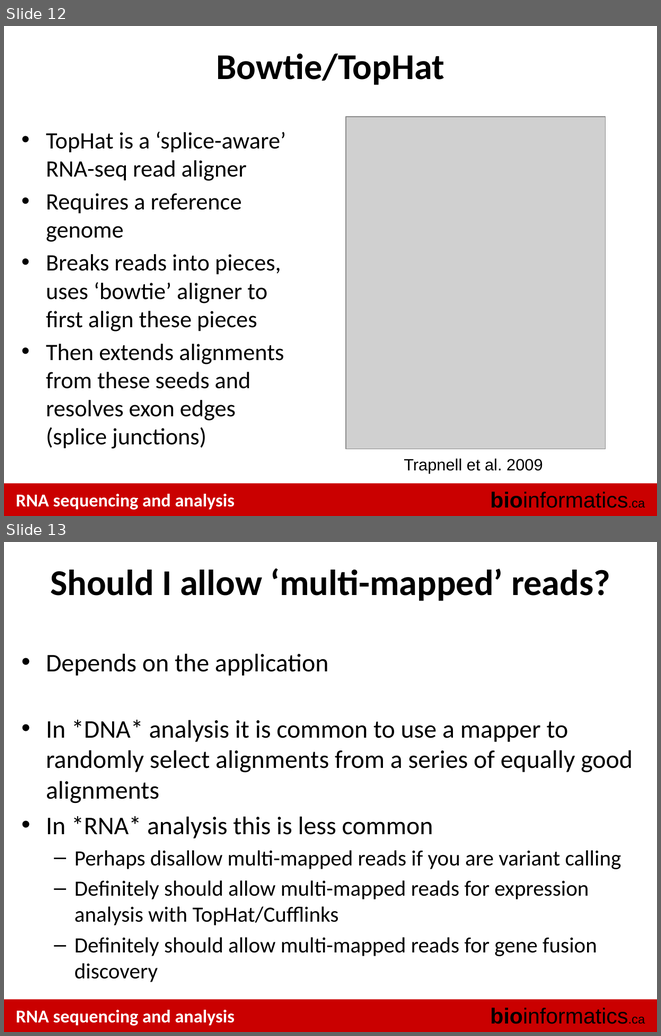
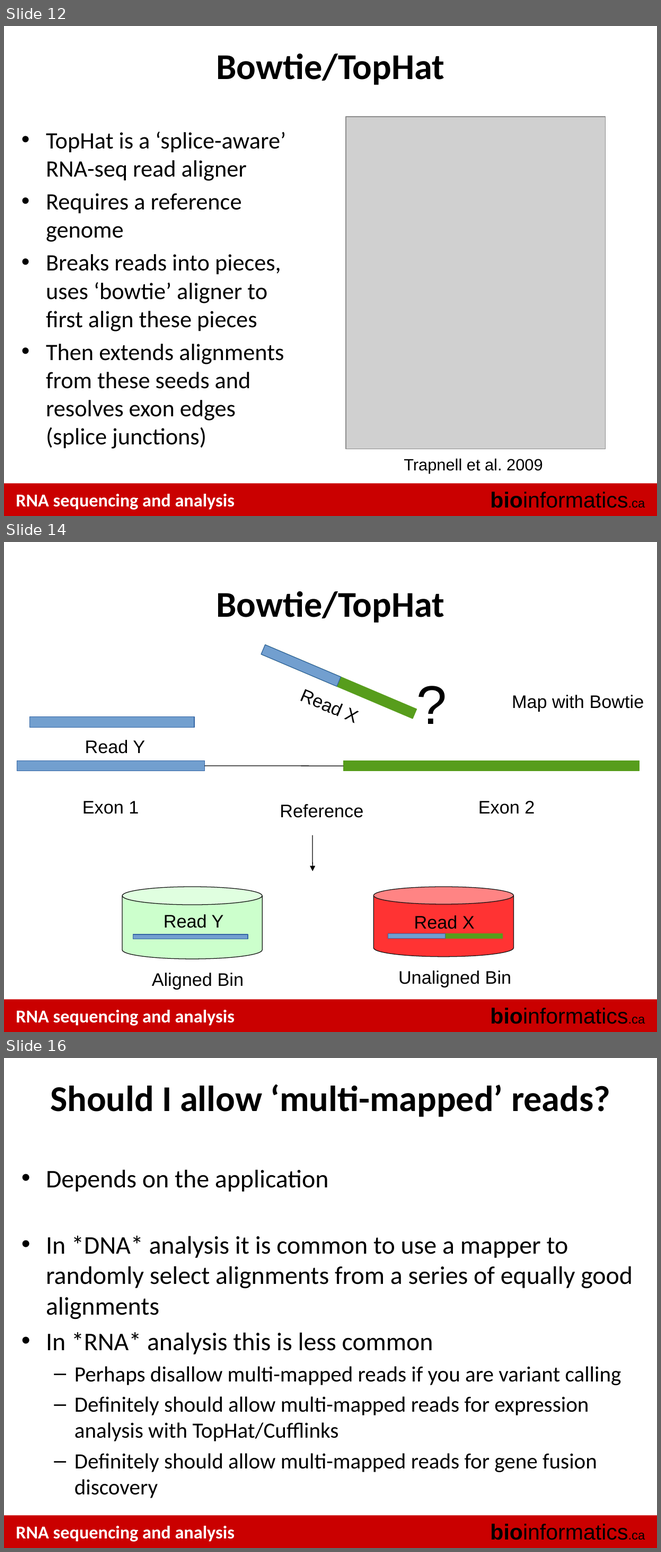
Before and after one commit to griffithlab/rnaseq_tutorial_wiki, a slide deck: LectureFiles/cbw-cshl-nygc/2015/RNASeq_Module2_Lecture.pptx. Shown one above the other, each under a label of ours: slides 12 and 13 before the commit, slides 12, 14 and 16 after it; the slides between them are not shown. The pictures are 661x1036 and 661x1552 pixels, drawn with LibreOffice and Linux fonts; fonts in the diff are those of the drawing; grey boxes stand for pictures. Boxes give left, top, right and bottom in pixels: in the first picture for what was removed or moved away, otherwise in the second. Text is boxed around its words. In the diff, an @@ line names an element or a change of style, - is before the commit and + after.

```diff
--- a/LectureFiles/cbw-cshl-nygc/2015/RNASeq_Module2_Lecture.pptx
+++ b/LectureFiles/cbw-cshl-nygc/2015/RNASeq_Module2_Lecture.pptx
@@ slide 14 added at (4, 542, 657, 1032), background #FFFFFF; not listed: 3 template elements that a slide beside it also shows @@
@@ title added at (216, 591, 444, 623), 40 pt, text #000000, bold @@
+Bowtie/TopHat
@@ rectangle added at (261, 645, 417, 718), fill #579D1C, outline #579D1C 0.75 pt @@
@@ rectangle added at (261, 644, 341, 686), fill #729FCF, outline #3465A4 0.75 pt @@
@@ text added at (410, 663, 457, 736), 60 pt, text #000000 @@
+?
@@ text added at (512, 695, 644, 712), 20 pt, text #000000 @@
+Map with Bowtie
@@ text added at (344, 707, 355, 722), 20 pt, text #000000 @@
+Read X
@@ rectangle added at (29, 717, 194, 728), fill #729FCF, outline #3465A4 0.75 pt @@
@@ text added at (85, 740, 145, 753), 20 pt, text #000000 @@
+Read Y
@@ rectangle added at (17, 761, 204, 771), fill #729FCF, outline #3465A4 0.75 pt @@
@@ rectangle added at (344, 761, 639, 771), fill #579D1C, outline #579D1C 0.75 pt @@
@@ line added from (204, 766) to (344, 766), #000000 0.75 pt @@
@@ text added at (82, 801, 139, 814), 20 pt, text #000000 @@
+Exon 1
@@ text added at (280, 804, 363, 818), 20 pt, text #000000 @@
+Reference
@@ text added at (478, 801, 535, 814), 20 pt, text #000000 @@
+Exon 2
@@ arrow added from (312, 835) to (313, 871), #000000 0.75 pt @@
@@ cylinder added at (122, 886, 262, 959), fill #CCFFCC, outline #111111 0.75 pt @@
@@ cylinder added at (373, 886, 513, 956), fill #FF3333, outline #111111 0.75 pt @@
@@ text added at (164, 914, 224, 928), 20 pt, text #000000 @@
+Read Y
@@ text added at (414, 915, 475, 929), 20 pt, text #000000 @@
+Read X
@@ rectangle added at (133, 934, 248, 939), fill #729FCF, outline #3465A4 0.75 pt @@
@@ rectangle added at (388, 934, 503, 938), fill #579D1C, outline #579D1C 0.75 pt @@
@@ rectangle added at (388, 934, 445, 938), fill #729FCF, outline #3465A4 0.75 pt @@
@@ text added at (398, 970, 511, 987), 20 pt, text #000000 @@
+Unaligned Bin
@@ text added at (152, 972, 244, 989), 20 pt, text #000000 @@
+Aligned Bin
@@ what was slide 13 is now slide 16 @@
```
Also in this commit, not shown: 2 slides changed, 11 other slides added.
